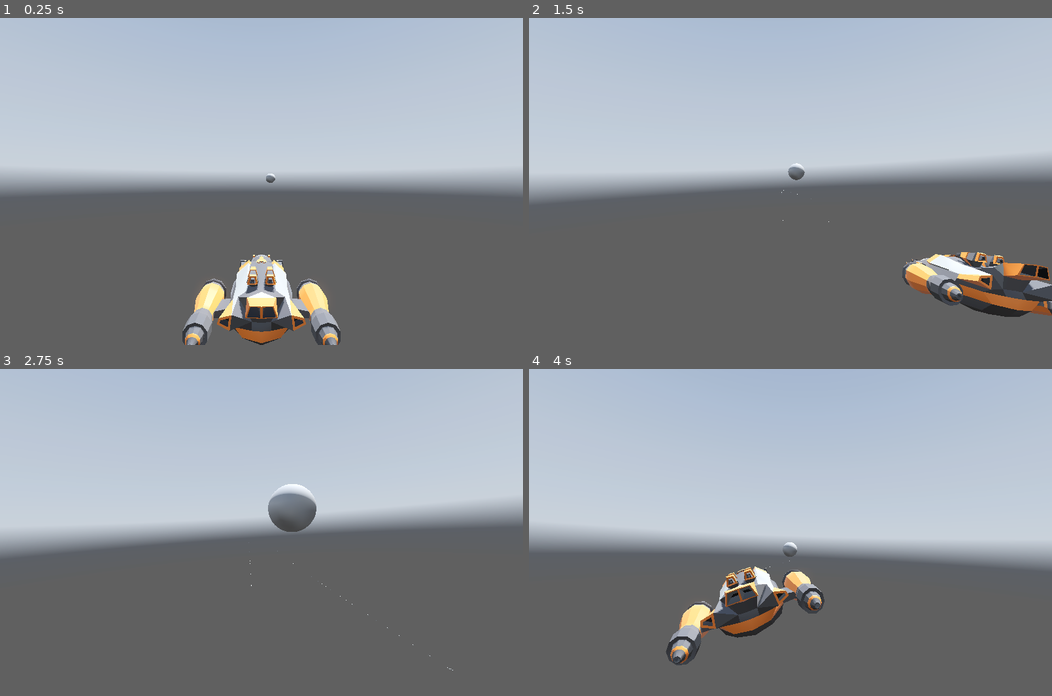
Above: before the commit, frames 1-4 (two rows, left to right).
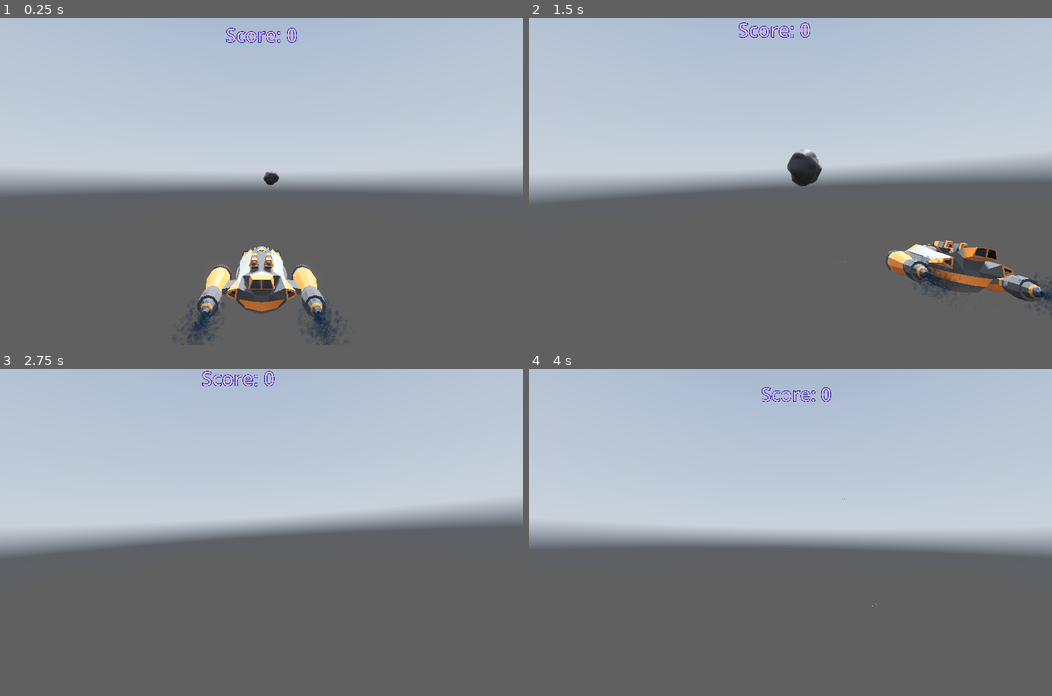
Above: after the commit, the same moments.

Repository: jeromewagener/PlanetaryShipmentsInc
Game: Godot game, scene res://level1.tscn
Same seed, same stepped clock (60 frames per second), same inputs: the game is played once before the commit and once after it. A sky picture missing from this copy of the repository is replaced by a grey-blue gradient.
Inputs:
- Up to frame 1 (0.25 s): no input
- Up to frame 2 (1.5 s): hold Right (fly_right) 0.53-1.28 s; hold Space (fire_laser) 0.53-1.28 s; hold S (fly_down) from 1.28 s (still down); tap Space (fire_laser) at 1.35 s
- Up to frame 3 (2.75 s): release S (fly_down) at 2.03 s; hold Right (fly_right) from 2.03 s (still down); hold Space (fire_laser) from 2.03 s (still down)
- Up to frame 4 (4 s): release Right (fly_right) at 2.78 s; release Space (fire_laser) at 2.78 s; hold W (fly_up) 2.78-3.53 s; tap Space (fire_laser) at 2.85 s; hold A (fly_left) from 3.53 s (still down); hold Space (fire_laser) from 3.53 s (still down)

The runs differ from the first frame. In frame 1, 5.6% of the frame differs, in the area x 33-67%, y 3-100%; in frame 2, 5.1%; in frame 3, 1.3%; in frame 4, 9.5%, in the area x 15-100%, y 5-91%.

Commit message:
first commit in a while

Diff:
--- a/ammo/laser.tscn
+++ b/ammo/laser.tscn
@@ -9,14 +9,14 @@
 [node name="Node3D" type="Node3D"]
 top_level = true
 
-[node name="RigidBody3D" type="RigidBody3D" parent="."]
+[node name="StaticBody3D" type="StaticBody3D" parent="."]
 script = ExtResource("1_07oye")
 
-[node name="CollisionShape3D" type="CollisionShape3D" parent="RigidBody3D"]
-transform = Transform3D(0.04, 0, 0, 0, 0.04, 0, 0, 0, 0.5, 0, 0, 0)
+[node name="CollisionShape3D" type="CollisionShape3D" parent="StaticBody3D"]
+transform = Transform3D(0.1, 0, 0, 0, 0.1, 0, 0, 0, 0.5, 0, 0, 0)
 shape = SubResource("BoxShape3D_qvbfk")
 
-[node name="MeshInstance3D" type="MeshInstance3D" parent="RigidBody3D"]
-transform = Transform3D(0.04, 0, 0, 0, 0.04, 0, 0, 0, 0.5, 0, 0, 0)
+[node name="MeshInstance3D" type="MeshInstance3D" parent="StaticBody3D"]
+transform = Transform3D(0.1, 0, 0, 0, 0.1, 0, 0, 0, 0.5, 0, 0, 0)
 mesh = SubResource("BoxMesh_fy6ma")
 skeleton = NodePath("../..")
--- a/ammo/laserShot.gd
+++ b/ammo/laserShot.gd
@@ -1,4 +1,4 @@
-extends RigidBody3D
+extends StaticBody3D
 
-func _ready() -> void:
-	apply_force(Vector3.FORWARD * 10000)
+func _physics_process(delta: float) -> void:
+	translate(Vector3.FORWARD * 100 * delta)
--- a/asteroid/asteroid.gd
+++ b/asteroid/asteroid.gd
@@ -1,4 +1,15 @@
 extends RigidBody3D
 
+@onready var asteroid_hit_sound: AudioStreamPlayer3D = $"../AsteroidHitSound"
+@onready var asteroid_destroyed_sound: AudioStreamPlayer3D = $"../AsteroidDestroyedSound"
+@export var scoreLabel: Label3D;
+
 func _ready() -> void:
-	apply_force(Vector3.BACK * 5000)
+	apply_force(Vector3.BACK * randf_range(5000, 10000))
+	apply_torque(Vector3(randf_range(0, 20), randf_range(0, 20), randf_range(0, 20)))
+
+
+func _on_body_entered(body: Node) -> void:
+	asteroid_destroyed_sound.play()
+	scoreLabel.text = "Score: " + str(int(scoreLabel.text.replace("Score: ",""))+100)
+	queue_free()
--- /dev/null
+++ b/asteroid/asteroid.gdshader
@@ -0,0 +1,18 @@
+shader_type spatial;
+
+render_mode unshaded, cull_front;
+
+uniform float border_width : hint_range(0,1,0.001);
+uniform vec4 color : source_color = vec4(1.0);
+
+void vertex() {
+	VERTEX += VERTEX * border_width;
+}
+
+void fragment() {
+	ALBEDO = color.xyz;
+}
+
+void light() {
+	// Called for every pixel for every light affecting the material.
+}
--- /dev/null
+++ b/asteroid/asteroid.tres
@@ -0,0 +1,9 @@
+[gd_resource type="VisualShader" format=3 uid="uid://ceixs66i52m30"]
+
+[resource]
+code = "shader_type spatial;
+render_mode blend_mix, depth_draw_opaque, cull_back, diffuse_lambert, specular_schlick_ggx;
+
+
+
+"
--- a/asteroid/asteroid.tscn
+++ b/asteroid/asteroid.tscn
@@ -1,21 +1,38 @@
-[gd_scene load_steps=4 format=3 uid="uid://447xx2kl6xgg"]
+[gd_scene load_steps=7 format=3 uid="uid://447xx2kl6xgg"]
 
 [ext_resource type="Script" path="res://asteroid/asteroid.gd" id="1_7w72b"]
+[ext_resource type="PackedScene" uid="uid://b05abos0e8fe3" path="res://asteroid/asteroid.glb" id="2_v7ymu"]
+[ext_resource type="AudioStream" uid="uid://byhydwmwyihni" path="res://audio/hit.wav" id="3_yra2a"]
+[ext_resource type="AudioStream" uid="uid://b4d5tqvbyh1b8" path="res://audio/explosion.wav" id="4_gyrfi"]
+
+[sub_resource type="SphereShape3D" id="SphereShape3D_q6p6b"]
 
 [sub_resource type="SphereMesh" id="SphereMesh_jyuxm"]
-
-[sub_resource type="SphereShape3D" id="SphereShape3D_q6p6b"]
 
 [node name="asteroid" type="Node3D"]
 
 [node name="RigidBody3D" type="RigidBody3D" parent="."]
 axis_lock_linear_y = true
+max_contacts_reported = 1
+contact_monitor = true
 script = ExtResource("1_7w72b")
+
+[node name="asteroid" parent="RigidBody3D" instance=ExtResource("2_v7ymu")]
+transform = Transform3D(6.5, 0, 0, 0, 6.5, 0, 0, 0, 6.5, 0, 0, 0)
+
+[node name="CollisionShape3D" type="CollisionShape3D" parent="RigidBody3D"]
+transform = Transform3D(10, 0, 0, 0, 10, 0, 0, 0, 10, 0, 0, 0)
+shape = SubResource("SphereShape3D_q6p6b")
 
 [node name="MeshInstance3D" type="MeshInstance3D" parent="RigidBody3D"]
 transform = Transform3D(10, 0, 0, 0, 10, 0, 0, 0, 10, 0, 0, 0)
 mesh = SubResource("SphereMesh_jyuxm")
 
-[node name="CollisionShape3D" type="CollisionShape3D" parent="RigidBody3D"]
-transform = Transform3D(10, 0, 0, 0, 10, 0, 0, 0, 10, 0, 0, 0)
-shape = SubResource("SphereShape3D_q6p6b")
+[node name="AsteroidHitSound" type="AudioStreamPlayer3D" parent="."]
+stream = ExtResource("3_yra2a")
+volume_db = 46.286
+
+[node name="AsteroidDestroyedSound" type="AudioStreamPlayer3D" parent="."]
+stream = ExtResource("4_gyrfi")
+
+[connection signal="body_entered" from="RigidBody3D" to="RigidBody3D" method="_on_body_entered"]
--- /dev/null
+++ b/asteroid/asteroid_model.tscn
@@ -0,0 +1,15 @@
+[gd_scene load_steps=4 format=3 uid="uid://c3525ukcwhcv2"]
+
+[ext_resource type="PackedScene" uid="uid://b05abos0e8fe3" path="res://asteroid/asteroid.glb" id="1_gblcj"]
+[ext_resource type="Shader" path="res://asteroid/asteroid.gdshader" id="2_lmec0"]
+
+[sub_resource type="ShaderMaterial" id="ShaderMaterial_mgdm5"]
+render_priority = 0
+shader = ExtResource("2_lmec0")
+shader_parameter/border_width = 0.13
+shader_parameter/color = Color(1, 1, 1, 1)
+
+[node name="asteroid" instance=ExtResource("1_gblcj")]
+
+[node name="Sphere" parent="." index="0"]
+material_override = SubResource("ShaderMaterial_mgdm5")
--- a/level1.gd
+++ b/level1.gd
@@ -2,13 +2,16 @@
 
 var asteroid = null
 var rng = RandomNumberGenerator.new()
+@onready var score_label: Label3D = $ScoreLabel
 
 func _ready() -> void:
+	print("FIRST ASTEROID")
 	asteroid = preload("res://asteroid/asteroid.tscn")
 	spawnAsteroid()
 
 func spawnAsteroid() -> void:
-	var asteroidInstance = asteroid.instantiate()
+	var asteroidInstance : Node3D = asteroid.instantiate()
+	asteroidInstance.get_child(0).scoreLabel= score_label
 	asteroidInstance.position.z = asteroidInstance.position.z - rng.randf_range(150, 250)
 	asteroidInstance.position.x = asteroidInstance.position.x - rng.randf_range(-10, 10)
 	asteroidInstance.position.y = asteroidInstance.position.y - rng.randf_range(-10, 10)
@@ -17,9 +20,11 @@
 
 func _on_timer_timeout():
 	spawnAsteroid()
+	pass
 
 
 func _on_area_3d_body_exited(body: Node3D) -> void:
 	print(body.get_groups())
-	if body.get_groups().has("player"):
-		get_tree().reload_current_scene()
+	print("BUB")
+	#if body.get_groups().has("player"):
+	#	get_tree().reload_current_scene()
--- a/level1.tscn
+++ b/level1.tscn
@@ -36,9 +36,19 @@
 autostart = true
 
 [node name="Area3D" type="Area3D" parent="."]
+transform = Transform3D(1, 0, 0, 0, 1, 0, 0, 0, 1, 0, 2, 0)
 
 [node name="CollisionShape3D" type="CollisionShape3D" parent="Area3D"]
 shape = SubResource("BoxShape3D_eca55")
 
+[node name="ScoreLabel" type="Label3D" parent="."]
+transform = Transform3D(1, 0, 0, 0, 1, 0, 0, 0, 1, 0, 15.6399, 0)
+billboard = 1
+modulate = Color(0.792157, 0.588235, 0.890196, 0.811765)
+outline_modulate = Color(0, 0, 0.458824, 1)
+text = "Score: 0"
+font_size = 250
+outline_size = 22
+
 [connection signal="timeout" from="Timer" to="." method="_on_timer_timeout"]
 [connection signal="body_exited" from="Area3D" to="." method="_on_area_3d_body_exited"]
--- a/project.godot
+++ b/project.godot
@@ -12,14 +12,13 @@
 
 config/name="Planetary Shipments Inc"
 run/main_scene="res://level1.tscn"
-config/features=PackedStringArray("4.1", "Forward Plus")
+config/features=PackedStringArray("4.2", "Forward Plus")
 config/icon="res://icon.svg"
 
 [display]
 
 window/size/viewport_width=3840
 window/size/viewport_height=2160
-window/size/mode=2
 window/size/resizable=false
 window/size/borderless=true
 
@@ -59,6 +58,12 @@
 , Object(InputEventJoypadButton,"resource_local_to_scene":false,"resource_name":"","device":-1,"button_index":0,"pressure":0.0,"pressed":true,"script":null)
 ]
 }
+key_esc={
+"deadzone": 0.5,
+"events": [Object(InputEventKey,"resource_local_to_scene":false,"resource_name":"","device":-1,"window_id":0,"alt_pressed":false,"shift_pressed":false,"ctrl_pressed":false,"meta_pressed":false,"pressed":false,"keycode":0,"physical_keycode":4194305,"key_label":0,"unicode":0,"echo":false,"script":null)
+, Object(InputEventJoypadButton,"resource_local_to_scene":false,"resource_name":"","device":-1,"button_index":4,"pressure":0.0,"pressed":true,"script":null)
+]
+}
 
 [rendering]
 
--- /dev/null
+++ b/spaceship/booster_particles.gdshader
@@ -0,0 +1,5 @@
+shader_type spatial;
+
+void fragment() {
+	// Place fragment code here.
+}
--- /dev/null
+++ b/spaceship/booster_particles.tscn
@@ -0,0 +1,59 @@
+[gd_scene load_steps=9 format=3 uid="uid://mw3nhxvrlq62"]
+
+[ext_resource type="Texture2D" uid="uid://dh7rgegtltf1l" path="res://spaceship/flame_02.png" id="1_6jrr8"]
+
+[sub_resource type="Gradient" id="Gradient_sdfgx"]
+offsets = PackedFloat32Array(0, 0.647887, 1)
+colors = PackedColorArray(0, 0.490196, 1, 1, 0.946009, 0.972475, 1, 1, 1, 0, 0.25098, 1)
+
+[sub_resource type="GradientTexture1D" id="GradientTexture1D_n5fja"]
+gradient = SubResource("Gradient_sdfgx")
+
+[sub_resource type="Curve" id="Curve_y30xr"]
+_data = [Vector2(0, 1), 0.0, 0.0, 0, 0, Vector2(0.380851, 1), 0.0, 0.0, 0, 0, Vector2(0.697872, 0.41637), 0.0, 0.0, 0, 0, Vector2(1, 0), 0.0, 0.0, 0, 0]
+point_count = 4
+
+[sub_resource type="CurveTexture" id="CurveTexture_5j36c"]
+curve = SubResource("Curve_y30xr")
+
+[sub_resource type="ParticleProcessMaterial" id="ParticleProcessMaterial_h3awi"]
+emission_shape = 1
+emission_sphere_radius = 1.0
+angle_max = 360.0
+direction = Vector3(0, 0, 1)
+spread = 6.8
+initial_velocity_min = 7.87
+initial_velocity_max = 27.56
+angular_velocity_max = 45.35
+gravity = Vector3(0, 0, 0)
+scale_min = 0.1
+scale_max = 0.5
+scale_curve = SubResource("CurveTexture_5j36c")
+color_ramp = SubResource("GradientTexture1D_n5fja")
+
+[sub_resource type="StandardMaterial3D" id="StandardMaterial3D_s2xl6"]
+transparency = 1
+shading_mode = 0
+vertex_color_use_as_albedo = true
+albedo_color = Color(1, 0.913725, 0.866667, 1)
+albedo_texture = ExtResource("1_6jrr8")
+billboard_mode = 3
+billboard_keep_scale = true
+particles_anim_h_frames = 1
+particles_anim_v_frames = 1
+particles_anim_loop = false
+
+[sub_resource type="QuadMesh" id="QuadMesh_15lke"]
+material = SubResource("StandardMaterial3D_s2xl6")
+size = Vector2(0.5, 0.5)
+
+[node name="Node3D" type="Node3D"]
+
+[node name="GPUParticles3D" type="GPUParticles3D" parent="."]
+amount = 1000
+lifetime = 0.12
+randomness = 1.0
+local_coords = true
+draw_order = 3
+process_material = SubResource("ParticleProcessMaterial_h3awi")
+draw_pass_1 = SubResource("QuadMesh_15lke")
--- a/spaceship/player.gd
+++ b/spaceship/player.gd
@@ -1,54 +1,90 @@
 extends RigidBody3D
 
 @onready var spaceship: Node3D = $spaceship
+@export  var rightLaserShot: PackedScene
+@export  var leftLaserShot: PackedScene
 
-@export var laserShot: PackedScene
 @onready var rightLaser: Node3D = $spaceship/RightLaser
-@onready var leftLaser: Node3D = $spaceship/LeftLaster
-@onready var camera_3d: Camera3D = $"../Camera3D"
+@onready var leftLaser: Node3D = $spaceship/LeftLaser
+@onready var followCam: Camera3D = $"../FollowCam"
+@onready var right_laser_sound: AudioStreamPlayer3D = $spaceship/RightLaser/RightLaserSound
+@onready var left_laser_sound: AudioStreamPlayer3D = $spaceship/LeftLaser/LeftLaserSound
 
 var isTweeningUp = false
 var isTweeningLeft = false
 var isTweeningRight = false
-var tweenTransformRotation = null
+var tweenSpaceShipTransformRotation = null
 var tweenCameraTransformRotation = null
 
 func _process(delta: float) -> void:
 	spaceship.rotation = Vector3(0,0,0)
-	camera_3d.rotation = Vector3(0,0,0)
+	followCam.rotation = Vector3(0,0,0)
+
+	var spaceshipMesh : MeshInstance3D = spaceship.get_child(0)
+	# spaceshipMesh.set_transparency(0.9) #0.8-(clamp(abs(spaceship.global_position.x)*abs(spaceship.global_position.y-5.0),0,100)/100))
 
 	if Input.is_action_pressed("fly_up"):
 		apply_central_force(basis.y * delta * 20)
 		spaceship.rotation.x += 0.4
-		camera_3d.rotation.x += 0.1
+		followCam.rotation.x += 0.1
 	if Input.is_action_pressed("fly_down"):
 		apply_central_force(-basis.y * delta * 20)
 		spaceship.rotation.x -= 0.4
-		camera_3d.rotation.x -= 0.1
+		followCam.rotation.x -= 0.1
 	if Input.is_action_pressed("fly_right"):
 		apply_central_force(basis.x * delta * 20)
 		spaceship.rotation.z -= 0.4
 		spaceship.rotation.y -= 0.3
-		camera_3d.rotation.z -= 0.1
-		camera_3d.rotation.y -= 0.1
+		followCam.rotation.z -= 0.1
+		followCam.rotation.y -= 0.1
 	if Input.is_action_pressed("fly_left"):
 		apply_central_force(-basis.x * delta * 20)
 		spaceship.rotation.z += 0.4
 		spaceship.rotation.y += 0.3
-		camera_3d.rotation.z += 0.1
-		camera_3d.rotation.y += 0.1
-	if Input.is_action_pressed("fire_laser"):
-		var leftShot = laserShot.instantiate()
-		var rightShot = laserShot.instantiate()
+		followCam.rotation.z += 0.1
+		followCam.rotation.y += 0.1
+	if Input.is_action_just_pressed("fire_laser"):
+		var leftShot = leftLaserShot.instantiate()
+		var rightShot = rightLaserShot.instantiate()
+
 		add_child(leftShot)
 		add_child(rightShot)
+
 		leftShot.global_position = leftLaser.global_position
-		rightShot.global_position = rightShot.global_position
-		leftShot.global_position.z -= 10
-		rightShot.global_position.z -= 10
+		rightShot.global_position = rightLaser.global_position
+
+		#print("leftLaser --> x: " + str(leftLaser.global_position.x) + " y: " + str(leftLaser.global_position.y) + " z: " + str(leftLaser.global_position.z))
+		#print("rightLaser --> x: " + str(rightLaser.global_position.x) + " y: " + str(rightLaser.global_position.y) + " z: " + str(rightLaser.global_position.z))
+
+		leftShot.global_position = Vector3(leftLaser.global_position.x, leftLaser.global_position.y, leftLaser.global_position.z-1)
+		leftShot.rotation = Vector3(spaceship.rotation.x, spaceship.rotation.y, spaceship.rotation.z)
+		rightShot.global_position = Vector3(rightLaser.global_position.x, rightLaser.global_position.y, rightLaser.global_position.z-1)
+		rightShot.rotation = Vector3(spaceship.rotation.x, spaceship.rotation.y, spaceship.rotation.z)
+
+		print("x: " + str(spaceship.global_position.x) + " y: " + str(spaceship.global_position.y) + " z: " + str(spaceship.global_position.z))
+		print(str(clamp(abs(spaceship.global_position.x)*abs(spaceship.global_position.y-5.0),0,100)))
 
 
-	tweenTransformRotation = get_tree().create_tween().bind_node(spaceship)
-	tweenTransformRotation.tween_property(spaceship, "rotation", spaceship.rotation, 0.5)
-	tweenCameraTransformRotation = get_tree().create_tween().bind_node(camera_3d)
-	tweenCameraTransformRotation.tween_property(camera_3d, "rotation", camera_3d.rotation, 2)
+		#print("leftShot --> x: " + str(leftShot.position.x) + " y: " + str(leftShot.position.y) + " z: " + str(leftShot.position.z))
+		#print("rightShot --> x: " + str(rightShot.position.x) + " y: " + str(rightShot.position.y) + " z: " + str(rightShot.position.z))
+
+		right_laser_sound.play()
+		left_laser_sound.play()
+
+		#leftShot.global_position = leftLaser.global_position
+		#rightShot.global_position = rightLaser.global_position
+
+		#leftShot.global_position.z -= 10
+		#rightShot.global_position.z -= 10
+	if Input.is_action_just_pressed("key_esc"):
+		get_tree().quit()
+
+	tweenSpaceShipTransformRotation = get_tree().create_tween().bind_node(spaceship)
+	tweenSpaceShipTransformRotation.tween_property(spaceship, "rotation", spaceship.rotation, 0.5)
+	tweenCameraTransformRotation = get_tree().create_tween().bind_node(followCam)
+	tweenCameraTransformRotation.tween_property(followCam, "rotation", followCam.rotation, 2)
+
+
+func _on_body_entered(body: Node) -> void:
+	#self.get_parent_node_3d().visible = false
+	self.get_parent_node_3d().queue_free()
--- a/spaceship/player.tscn
+++ b/spaceship/player.tscn
@@ -1,32 +1,60 @@
-[gd_scene load_steps=5 format=3 uid="uid://dwrmsc0rbglvo"]
+[gd_scene load_steps=7 format=3 uid="uid://dwrmsc0rbglvo"]
 
 [ext_resource type="Script" path="res://spaceship/player.gd" id="1_ct7vo"]
-[ext_resource type="PackedScene" uid="uid://cchalw7jc6vwg" path="res://spaceship/spaceship.glb" id="1_xksot"]
 [ext_resource type="PackedScene" uid="uid://bxxpcu4d1pn82" path="res://ammo/laser.tscn" id="2_iggdh"]
+[ext_resource type="PackedScene" uid="uid://do635au5vo031" path="res://spaceship/spaceship.tscn" id="3_61nrj"]
+[ext_resource type="PackedScene" uid="uid://mw3nhxvrlq62" path="res://spaceship/booster_particles.tscn" id="4_gam1i"]
+[ext_resource type="AudioStream" uid="uid://t7vkkdunbs2w" path="res://audio/laserShoot.wav" id="4_unvdu"]
 
 [sub_resource type="CapsuleShape3D" id="CapsuleShape3D_o7g7x"]
 
 [node name="player" type="Node3D"]
 
-[node name="RigidBody3D" type="RigidBody3D" parent="." groups=["player"]]
+[node name="SpaceShipRigidBody" type="RigidBody3D" parent="." groups=["player"]]
 axis_lock_linear_z = true
 mass = 0.01
 gravity_scale = 0.0
+max_contacts_reported = 1
+contact_monitor = true
 linear_damp = 1.0
 script = ExtResource("1_ct7vo")
-laserShot = ExtResource("2_iggdh")
+rightLaserShot = ExtResource("2_iggdh")
+leftLaserShot = ExtResource("2_iggdh")
 
-[node name="CollisionShape3D" type="CollisionShape3D" parent="RigidBody3D"]
-transform = Transform3D(5, 0, 0, 0, -2.18557e-07, -5, 0, 5, -2.18557e-07, 0, 0, 0)
+[node name="CollisionShape3D" type="CollisionShape3D" parent="SpaceShipRigidBody"]
+transform = Transform3D(5.865, 0, 0, 0, -2.17683e-07, -3.035, 0, 4.98, -1.32664e-07, 0, 0.27, 0)
 shape = SubResource("CapsuleShape3D_o7g7x")
 
-[node name="spaceship" parent="RigidBody3D" instance=ExtResource("1_xksot")]
+[node name="spaceship" parent="SpaceShipRigidBody" instance=ExtResource("3_61nrj")]
 
-[node name="RightLaser" type="Node3D" parent="RigidBody3D/spaceship"]
+[node name="RightLaser" type="Node3D" parent="SpaceShipRigidBody/spaceship"]
 transform = Transform3D(1, 0, 0, 0, 1, 0, 0, 0, 1, 0.579978, 0, -5.25156)
 
-[node name="LeftLaster" type="Node3D" parent="RigidBody3D/spaceship"]
+[node name="RightLaserSound" type="AudioStreamPlayer3D" parent="SpaceShipRigidBody/spaceship/RightLaser"]
+stream = ExtResource("4_unvdu")
+
+[node name="LeftLaser" type="Node3D" parent="SpaceShipRigidBody/spaceship"]
 transform = Transform3D(1, 0, 0, 0, 1, 0, 0, 0, 1, -0.579513, 0, -5.25156)
 
-[node name="Camera3D" type="Camera3D" parent="."]
-transform = Transform3D(1, 0, 0, 0, 0.951057, 0.309017, 0, -0.309017, 0.951057, 0, 6, 12)
+[node name="LeftLaserSound" type="AudioStreamPlayer3D" parent="SpaceShipRigidBody/spaceship/LeftLaser"]
+stream = ExtResource("4_unvdu")
+
+[node name="BoosterRight" parent="SpaceShipRigidBody/spaceship" instance=ExtResource("4_gam1i")]
+transform = Transform3D(1, 0, 0, 0, 1, 0, 0, 0, 1, 2.53049, 0, 4.29809)
+
+[node name="BoosterLeft" parent="SpaceShipRigidBody/spaceship" instance=ExtResource("4_gam1i")]
+transform = Transform3D(1, 0, 0, 0, 1, 0, 0, 0, 1, -2.53, 0, 4.298)
+
+[node name="SpotLight3D" type="SpotLight3D" parent="SpaceShipRigidBody/spaceship"]
+transform = Transform3D(0.999962, 0.00872672, 3.81453e-10, -3.82137e-15, 4.37114e-08, -1, -0.00872672, 0.999962, 4.37097e-08, 0, -2.69693, 0.220718)
+
+[node name="SpotLight3D2" type="SpotLight3D" parent="SpaceShipRigidBody/spaceship"]
+transform = Transform3D(0.999962, 0.00872673, 6.66533e-09, -0.00667516, 0.764881, -0.644137, -0.00562121, 0.644112, 0.76491, 0, -2.69693, 4.68082)
+
+[node name="SpotLight3D3" type="SpotLight3D" parent="SpaceShipRigidBody/spaceship"]
+transform = Transform3D(0.999962, 0.00872673, -5.74097e-09, 0.00386533, -0.442914, -0.896556, -0.007824, 0.896522, -0.442931, 0, -2.69693, -4.1081)
+
+[node name="FollowCam" type="Camera3D" parent="."]
+transform = Transform3D(1, 0, 0, 0, 0.951057, 0.309017, 0, -0.309017, 0.951057, 0, 6, 14)
+
+[connection signal="body_entered" from="SpaceShipRigidBody" to="SpaceShipRigidBody" method="_on_body_entered"]
--- /dev/null
+++ b/spaceship/spaceship.tscn
@@ -0,0 +1,5 @@
+[gd_scene load_steps=2 format=3 uid="uid://do635au5vo031"]
+
+[ext_resource type="PackedScene" uid="uid://cchalw7jc6vwg" path="res://spaceship/spaceship.glb" id="1_oqsyu"]
+
+[node name="spaceship" instance=ExtResource("1_oqsyu")]
Not shown, added: ammo/laserShoot.wav.import
Binary file added: asteroid/asteroid.glb
Not shown, added: asteroid/asteroid.glb.import
Not shown, added: audio/explosion.wav.import
Not shown, added: audio/hit.wav.import
Not shown, added: audio/laserShoot.wav.import
Binary file added: spaceship/flame_02.png
Not shown, added: spaceship/flame_02.png.import
Binary file added: spaceship/smoke_05.png
Not shown, added: spaceship/smoke_05.png.import
Not shown, added: ammo/laserShoot.wav
Not shown, added: asteroid/asteroid.blend
(and 4 more such lines)
